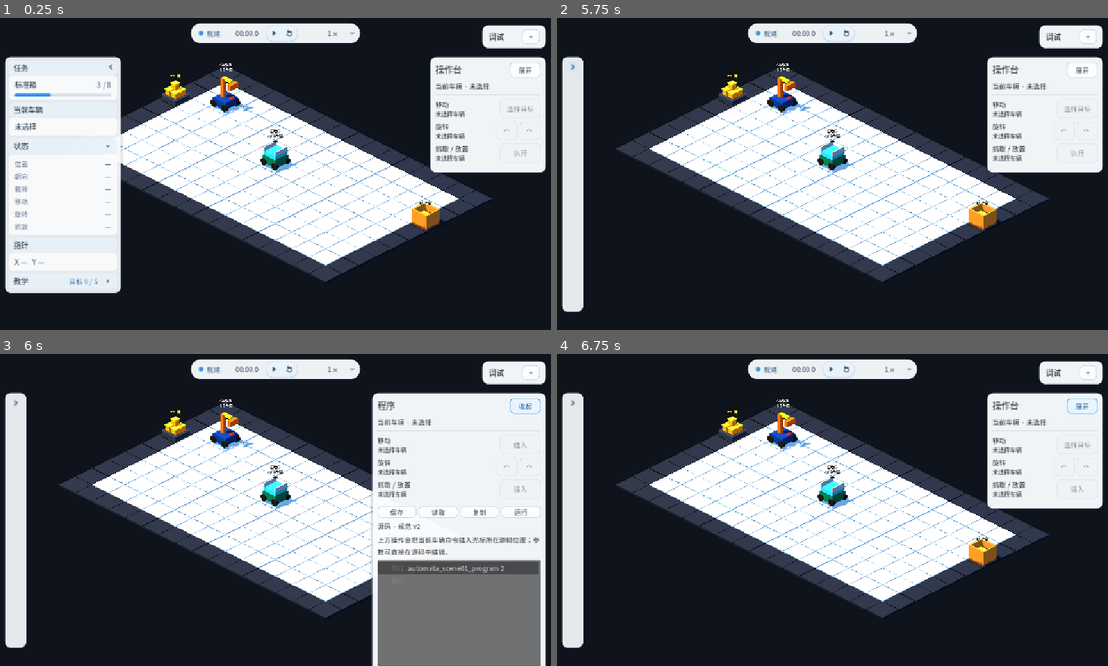
Above: before the commit, frames 1-4 (two rows, left to right).
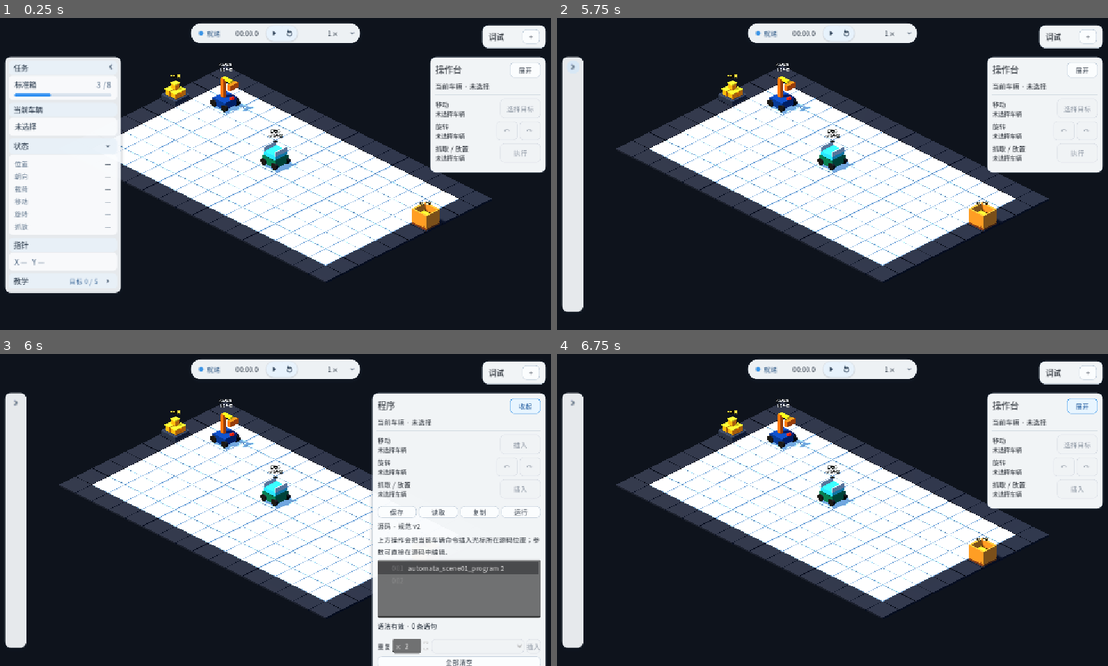
Above: after the commit, the same moments.

Repository: Ri0n72Y/automata
Game: Godot game, scene res://scenes/scene_01/scene_01_basic_packing.tscn
The game is run twice, just before and just after one commit, with the same random seed, the same clock (stepped at 60 frames per second) and the same inputs.
Inputs (mouse positions are in pixels of both pictures, inside the frame that each line leads up to):
- Up to frame 1 (0.25 s): no input
- Up to frame 2 (5.75 s): click (667, 145) at 0.5 s; click (667, 198) at 1.27 s; click "下一步" at 2 s; click "上一步" at 2.75 s; click "跳过教学" at 3.5 s; click "打开教学" at 4.25 s; click (667, 67) at 5 s
- Up to frame 3 (6 s): click "展开" at 5.75 s
- Up to frame 4 (6.75 s): click "收起" at 6.5 s

Frames 1-2 are identical in both runs. In frame 3, 4.4% of the frame differs, in the area x 68-99%, y 83-100%; in frame 4, nothing differs.

Commit message:
fix(scene-01): keep unified authoring within compact height

Diff:
--- a/scenes/scene_01/components/scene_01_program_ui.tscn
+++ b/scenes/scene_01/components/scene_01_program_ui.tscn
@@ -51,7 +51,7 @@
 [node name="SourceEditor" type="CodeEdit" parent="."]
 unique_name_in_owner = true
 script = ExtResource("2_source_editor")
-custom_minimum_size = Vector2(0, 220)
+custom_minimum_size = Vector2(0, 120)
 layout_mode = 2
 text = "automata_scene01_program 2\n"
 size_flags_horizontal = 3
